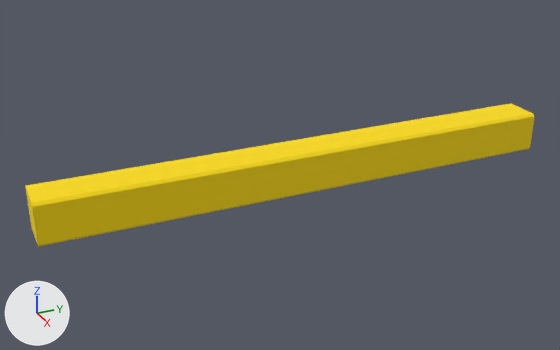
One commit to the OBJ model assets/factory/mesh/factory_insertion/factory_rectangular_peg_4mm_loose_subdiv_3x.obj: the scene before it, then after it.
Rendered twice from a 50 mm camera at (0.0598, -0.0546, 0.0294) aimed at (-0.0007, -0.0274, -0.0008). Arrows for +X, +Y and +Z are at lower left; the lights stay in place. Where no turn or scale is listed for an object, it has been applied to the vertices.

The older version as bpy lines, for what is in view:
```python
me_mesh0 = bpy.data.meshes.new('mesh0')
me_mesh0.from_pydata(...)  # 81 vertices, 128 faces; spans x 0.002, y -0.05..0.0, z -0.0017..0.0017
me_mesh0.materials.append(mat_0_980392_0_713725_0_003922_0_000000_0_000000)  # yellow #fddc0d
me_mesh1 = bpy.data.meshes.new('mesh1')
me_mesh1.from_pydata(...)  # 81 vertices, 128 faces; spans x 0.0017..0.002, y -0.05..0.0, z 0.0017..0.002
me_mesh1.materials.append(mat_0_980392_0_713725_0_003922_0_000000_0_000000)  # yellow #fddc0d
me_mesh2 = bpy.data.meshes.new('mesh2')
me_mesh2.from_pydata(...)  # 81 vertices, 128 faces; spans x -0.0017..0.0017, y -0.05..0.0, z 0.002
me_mesh2.materials.append(mat_0_980392_0_713725_0_003922_0_000000_0_000000)  # yellow #fddc0d
me_mesh5 = bpy.data.meshes.new('mesh5')
me_mesh5.from_pydata(...)  # 225 vertices, 384 faces; spans x -0.00198..0.00198, y -0.05, z -0.00198..0.00199
me_mesh5.materials.append(mat_0_980392_0_713725_0_003922_0_000000_0_000000)  # yellow #fddc0d
me_mesh9 = bpy.data.meshes.new('mesh9')
me_mesh9.from_pydata(...)  # 81 vertices, 128 faces; spans x 0.0017..0.002, y -0.05..0.0, z -0.002..-0.0017
me_mesh9.materials.append(mat_0_980392_0_713725_0_003922_0_000000_0_000000)  # yellow #fddc0d
ob_mesh0 = bpy.data.objects.new('mesh0', me_mesh0)
ob_mesh0.location = (0.0, 0.0, 0.0)
ob_mesh1 = bpy.data.objects.new('mesh1', me_mesh1)
ob_mesh1.location = (0.0, 0.0, 0.0)
ob_mesh2 = bpy.data.objects.new('mesh2', me_mesh2)
ob_mesh2.location = (0.0, 0.0, 0.0)
ob_mesh5 = bpy.data.objects.new('mesh5', me_mesh5)
ob_mesh5.location = (0.0, 0.0, 0.0)
ob_mesh9 = bpy.data.objects.new('mesh9', me_mesh9)
ob_mesh9.location = (0.0, 0.0, 0.0)
```
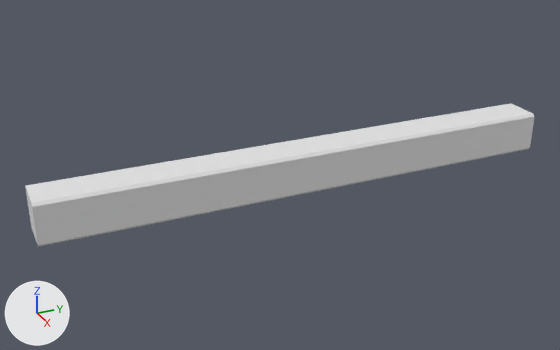
Diff of the bpy script that builds the scene:
```diff
--- a/assets/factory/mesh/factory_insertion/factory_rectangular_peg_4mm_loose_subdiv_3x.obj.py
+++ b/assets/factory/mesh/factory_insertion/factory_rectangular_peg_4mm_loose_subdiv_3x.obj.py
@@ me_mesh0 @@
 me_mesh0.from_pydata(...)  # 81 vertices, 128 faces; spans x 0.002, y -0.05..0.0, z -0.0017..0.0017
-me_mesh0.materials.append(mat_0_980392_0_713725_0_003922_0_000000_0_000000)  # yellow #fddc0d
@@ me_mesh1 @@
 me_mesh1.from_pydata(...)  # 81 vertices, 128 faces; spans x 0.0017..0.002, y -0.05..0.0, z 0.0017..0.002
-me_mesh1.materials.append(mat_0_980392_0_713725_0_003922_0_000000_0_000000)  # yellow #fddc0d
@@ me_mesh2 @@
 me_mesh2.from_pydata(...)  # 81 vertices, 128 faces; spans x -0.0017..0.0017, y -0.05..0.0, z 0.002
-me_mesh2.materials.append(mat_0_980392_0_713725_0_003922_0_000000_0_000000)  # yellow #fddc0d
@@ me_mesh5 @@
 me_mesh5.from_pydata(...)  # 225 vertices, 384 faces; spans x -0.00198..0.00198, y -0.05, z -0.00198..0.00199
-me_mesh5.materials.append(mat_0_980392_0_713725_0_003922_0_000000_0_000000)  # yellow #fddc0d
```

What differs and where, as boxes (x1, y1, x2, y2) in the pictures (560 x 350 px):
'mesh0', recoloured (yellow to grey)
    both: (32, 117, 534, 245)
'mesh2', recoloured (yellow to white)
    both: (26, 103, 533, 203)
'mesh1', recoloured (yellow to white)
    both: (32, 114, 535, 207)
'mesh5', recoloured (yellow to grey)
    both: (25, 186, 38, 245)
